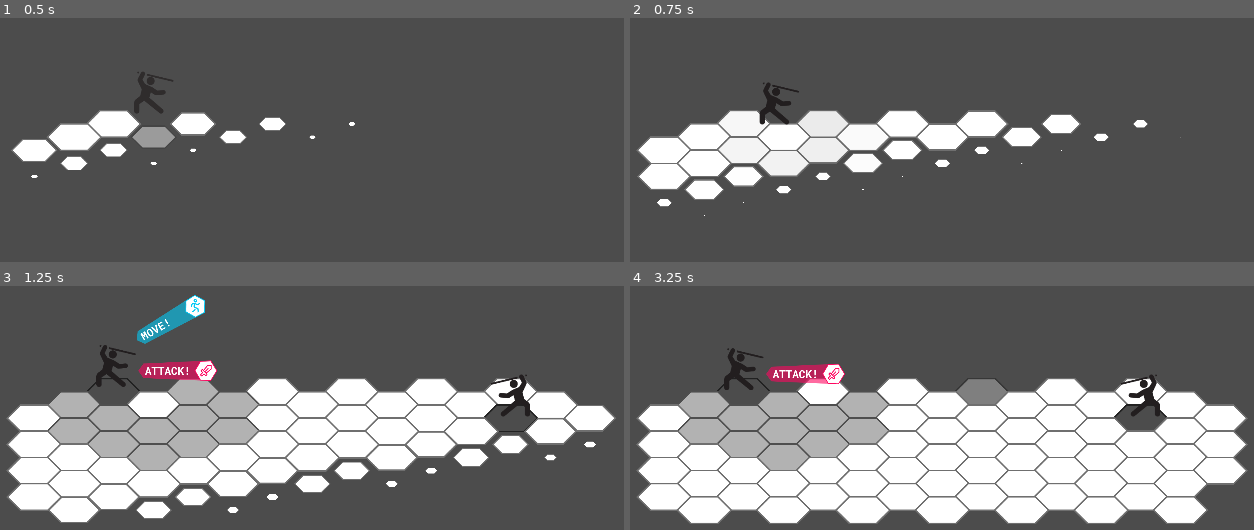
Above: before the commit, frames 1-4 (two rows, left to right).
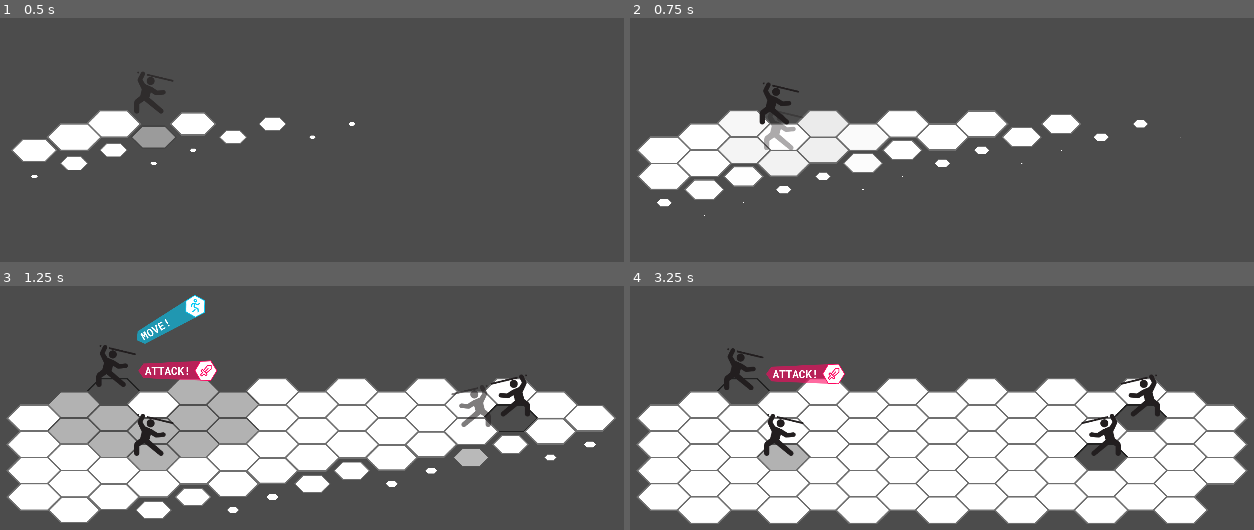
Above: after the commit, the same moments.

Repository: eduregis/hexachronos
Game: Godot game, scene res://View/Scenes/Scene1.tscn
The game is run twice, just before and just after one commit, with the same random seed, the same clock (stepped at 60 frames per second) and the same inputs.
Inputs (mouse positions are in pixels of both pictures, inside the frame that each line leads up to):
- Up to frame 1 (0.5 s): no input
- Up to frame 2 (0.75 s): tap Enter (ui_accept) at 0.5 s; move the mouse to (742, 122) at 0.52 s; hold Right (ui_right) from 0.53 s (still down); click (742, 122) at 0.67 s
- Up to frame 3 (1.25 s): keep holding Right (ui_right); tap Enter (ui_accept) at 0.77 s
- Up to frame 4 (3.25 s): move the mouse to (823, 390) at 1.27 s; release Right (ui_right) at 1.28 s; click (823, 390) at 1.42 s; tap Enter (ui_accept) at 1.52, 2.75, 3.02 s; move the mouse to (904, 390) at 2.02 s; hold Right (ui_right) from 2.03 s (still down); click (904, 390) at 2.17 s; move the mouse to (979, 390) at 2.77 s; click (979, 390) at 2.92 s

Frame 1 is identical in both runs. In frame 2, 0.3% of the frame differs, in the area x 21-28%, y 40-55%; in frame 3, 1.1%; in frame 4, 8.6%, in the area x 7-80%, y 37-76%.

Commit message:
pass stage turn if hasnt targets

Diff:
--- /dev/null
+++ b/Controller/Components/BasicCharacter.gd
@@ -0,0 +1,244 @@
+extends Node2D
+
+var move_btn = preload("res://Assets/MenuButtons/move_btn.png")
+var move_btn_clicked = preload("res://Assets/MenuButtons/move_btn_clicked.png")
+var attack_btn = preload("res://Assets/MenuButtons/attack_btn.png")
+var attack_btn_clicked = preload("res://Assets/MenuButtons/attack_btn_clicked.png")
+
+# control variables
+export var index = Vector2.ZERO
+export var character_info = {}
+export var team = ""
+export var defeated = false
+
+# basic stats
+export var strength = 0
+export var dexterity = 0
+export var intelligence = 0
+export var vitality = 0
+export var agility = 0
+export var luck = 0
+
+# generated stats
+export var hp = 0
+export var hp_max = 0
+export var attack = 0
+export var defense = 0
+export var hit_rate = 0
+export var evasion = 0
+export var crit_rate = 0
+export var movement = 0
+export var attack_range = 0
+
+signal char_attack_to
+signal move
+signal attack
+signal defeated
+signal pass_stage
+
+var damage_text_position
+var move_btn_position
+var attack_btn_position
+
+func _ready():
+	set_stats()
+	$RichTextLabel.modulate = Color(1,1,1,0)
+	$Sprite.modulate = Color(1,1,1,0)
+	scale = Vector2(0.7, 0.7)
+	if team == "foe":
+		$Sprite.flip_h = true
+	damage_text_position = $RichTextLabel.rect_position
+	move_btn_position = $Menu/MoveButton.position
+	attack_btn_position = $Menu/AttackButton.position
+	var tween = get_node("Tween")
+	yield(get_tree().create_timer((index.x + index.y) * 0.1), "timeout")
+	tween.interpolate_property(
+		$Sprite, "modulate", Color(1, 1, 1, 0) , Color(1, 1, 1, 1), 0.4,
+		Tween.TRANS_LINEAR, Tween.TRANS_LINEAR
+	)
+	var yPosition = $Sprite.position.y
+	tween.interpolate_property(
+		$Sprite, "position:y", yPosition - 100 , yPosition, 0.4,
+		Tween.TRANS_QUAD, Tween.EASE_IN
+	)
+	tween.start()
+
+func set_stats():
+	strength = character_info["strength"]
+	dexterity = character_info["dexterity"]
+	intelligence = character_info["intelligence"]
+	vitality = character_info["vitality"]
+	agility = character_info["agility"]
+	luck = character_info["luck"]
+	attack_range = character_info["range"]
+
+	hp_max = int(vitality*4.7)
+	hp = hp_max
+	attack = int(strength + (dexterity/2))
+	defense = int(vitality + (agility/2))
+	hit_rate = int(dexterity + (agility/2) + (luck/4))
+	evasion = int(agility + (dexterity/2) + (luck/4))
+	movement = int(agility/6) + 1
+
+	print(character_info["name"])
+	print("hp: ", hp)
+	print("attack: ", attack)
+	print("defense: ", defense)
+	print("hit_rate: ", hit_rate)
+	print("evasion: ", evasion)
+	print("")
+
+func show_menu(move_button):
+	if team == "ally":
+		$Menu.visible = true
+		$Menu/MoveButton.modulate = Color(1, 1, 1, 0)
+		$Menu/AttackButton.visible = true
+
+		var tween = get_node("Tween")
+		if move_button:
+			$Menu/MoveButton.visible = true
+			tween.interpolate_property(
+				$Menu/MoveButton, "modulate", Color(1, 1, 1, 0) , Color(1, 1, 1, 1), 0.1,
+				Tween.TRANS_LINEAR, Tween.TRANS_LINEAR
+			)
+			var yPosition = $Menu/MoveButton.position.y
+			tween.interpolate_property(
+				$Menu/MoveButton, "position:y", yPosition - 50 , yPosition, 0.1,
+				Tween.TRANS_LINEAR, Tween.EASE_IN
+			)
+			var xPosition = $Menu/MoveButton.position.x
+			tween.interpolate_property(
+				$Menu/MoveButton, "position:x", xPosition + 100 , xPosition, 0.1,
+				Tween.TRANS_LINEAR, Tween.EASE_IN
+			)
+		tween.interpolate_property(
+			$Menu/AttackButton, "modulate", Color(1, 1, 1, 0) , Color(1, 1, 1, 1), 0.1,
+			Tween.TRANS_LINEAR, Tween.TRANS_LINEAR
+		)
+		$Menu/AttackButton.modulate = Color(1, 1, 1, 0)
+		var xAttackPosition = $Menu/AttackButton.position.x
+		tween.interpolate_property(
+			$Menu/AttackButton, "position:x", xAttackPosition + 112 , xAttackPosition, 0.1,
+			Tween.TRANS_LINEAR, Tween.EASE_IN
+		)
+		tween.start()
+	else:
+		emit_signal("pass_stage")
+
+func dismiss_menu():
+	yield(get_tree().create_timer(0.2), "timeout")
+	var yMovePosition = $Menu/MoveButton.position.y
+	var xMovePosition = $Menu/MoveButton.position.x
+	var attackPosition = $Menu/AttackButton.position
+	if $Menu/MoveButton.modulate == Color(1, 1, 1, 1):
+		$MenuTween.interpolate_property(
+			$Menu/MoveButton, "modulate", Color(1, 1, 1, 1) , Color(1, 1, 1, 0), 0.1,
+			Tween.TRANS_LINEAR, Tween.TRANS_LINEAR
+		)
+		$MenuTween.interpolate_property(
+			$Menu/MoveButton, "position:y", yMovePosition , yMovePosition - 50, 0.1,
+			Tween.TRANS_LINEAR, Tween.EASE_IN
+		)
+		$MenuTween.interpolate_property(
+			$Menu/MoveButton, "position:x", xMovePosition, xMovePosition  + 100, 0.1,
+			Tween.TRANS_LINEAR, Tween.EASE_IN
+		)
+	$MenuTween.interpolate_property(
+		$Menu/AttackButton, "modulate", Color(1, 1, 1, 1) , Color(1, 1, 1, 0), 0.1,
+		Tween.TRANS_LINEAR, Tween.TRANS_LINEAR
+	)
+	$MenuTween.interpolate_property(
+		$Menu/AttackButton, "position:x", attackPosition.x, attackPosition.x + 112, 0.1,
+		Tween.TRANS_LINEAR, Tween.EASE_IN
+	)
+	$MenuTween.start()
+
+func take_damage(char_attack):
+	var hit_rate_final = ((85 * char_attack.hit_rate) / evasion)
+	var hit_rate_random = (randi() % 100)
+	if hit_rate_final >= hit_rate_random:
+		var damage_oscilation = 80 + (randi() % 30)
+		var damage = ((damage_oscilation * char_attack.attack * char_attack.attack) / (defense * 100))
+		var crit_rate_random = (randi() % 40)
+		if luck >= crit_rate_random:
+			damage = int(damage * 1.5)
+		if hp - damage < 0:
+			hp = 0
+		else:
+			hp -= damage
+		$RichTextLabel.bbcode_text = "[center]" + String(damage) + "[/center]"
+	else:
+		$RichTextLabel.bbcode_text = "[center]MISS[/center]"
+	$Tween.interpolate_property(
+		$RichTextLabel, "modulate", Color(1,1,1,1), Color(1,1,1,0), 1,
+		Tween.TRANS_SINE, Tween.EASE_IN_OUT
+	)
+	$Tween.interpolate_property(
+		$RichTextLabel, "rect_position:y", damage_text_position.y, damage_text_position.y - 30, 1,
+		Tween.TRANS_SINE, Tween.EASE_IN_OUT
+	)
+	$Tween.start()
+
+func move_to(tile_position):
+	var tween1 = get_node("Tween")
+	var tween2 = get_node("Tween")
+	tween1.interpolate_property(
+			self, "position:x", position.x , tile_position.x, 0.6,
+			Tween.TRANS_LINEAR, Tween.TRANS_LINEAR
+		)
+	tween1.start()
+	var yAnchor
+	if position.y < tile_position.y:
+		yAnchor = position.y - 30
+	else:
+		yAnchor = tile_position.y - 30
+	tween2.interpolate_property(
+			self, "position:y", position.y , yAnchor, 0.3,
+			Tween.TRANS_SINE, Tween.EASE_OUT
+		)
+	tween2.start()
+	yield(tween2, "tween_completed")
+	tween2.interpolate_property(
+			self, "position:y", yAnchor, tile_position.y, 0.3,
+			Tween.TRANS_SINE, Tween.EASE_IN
+		)
+	tween2.start()
+
+func _on_Tween_tween_completed(object, key):
+	if hp <= 0 && defeated == false:
+		emit_signal("defeated", team)
+		defeated = true
+	$RichTextLabel.rect_position = damage_text_position
+
+func _on_MenuTween_tween_all_completed():
+	$Menu/MoveButton.position = move_btn_position
+	$Menu/AttackButton.position = attack_btn_position
+	$Menu.visible = false
+	$Menu/MoveButton.visible = false
+	$Menu/MoveButton/Sprite.texture = move_btn
+	$Menu/AttackButton.visible = false
+	$Menu/AttackButton/Sprite.texture = attack_btn
+
+func _on_MoveButtonHitBox_input_event(viewport, event, shape_idx):
+	if  event is InputEventMouseButton and event.pressed and event.button_index == BUTTON_LEFT:
+		$Menu/MoveButton/Sprite.texture = move_btn_clicked
+		dismiss_menu()
+		emit_signal("move")
+
+func _on_MoveButtonHitBox_mouse_entered():
+	$Menu/MoveButton/Sprite.scale = Vector2(0.67, 0.67)
+
+func _on_MoveButtonHitBox_mouse_exited():
+	$Menu/MoveButton/Sprite.scale = Vector2(0.63, 0.63)
+
+func _on_AttackButtonHitBox_input_event(viewport, event, shape_idx):
+	if  event is InputEventMouseButton and event.pressed and event.button_index == BUTTON_LEFT:
+		$Menu/AttackButton/Sprite.texture = attack_btn_clicked
+		dismiss_menu()
+		emit_signal("attack")
+
+func _on_AttackButtonHitBox_mouse_entered():
+	$Menu/AttackButton/Sprite.scale = Vector2(0.67, 0.67)
+
+func _on_AttackButtonHitBox_mouse_exited():
+	$Menu/AttackButton/Sprite.scale = Vector2(0.63, 0.63)
--- a/Controller/Components/Character.gd
+++ b/Controller/Components/Character.gd
@@ -1,242 +1 @@
-extends Node2D
-
-var move_btn = preload("res://Assets/MenuButtons/move_btn.png")
-var move_btn_clicked = preload("res://Assets/MenuButtons/move_btn_clicked.png")
-var attack_btn = preload("res://Assets/MenuButtons/attack_btn.png")
-var attack_btn_clicked = preload("res://Assets/MenuButtons/attack_btn_clicked.png")
-
-# control variables
-export var index = Vector2.ZERO
-export var character_info = {}
-export var team = ""
-export var defeated = false
-
-# basic stats
-export var strength = 0
-export var dexterity = 0
-export var intelligence = 0
-export var vitality = 0
-export var agility = 0
-export var luck = 0
-
-# generated stats
-export var hp = 0
-export var hp_max = 0
-export var attack = 0
-export var defense = 0
-export var hit_rate = 0
-export var evasion = 0
-export var crit_rate = 0
-export var movement = 0
-
-signal char_attack_to
-signal move
-signal attack
-signal defeated
-signal pass_stage
-
-var damage_text_position
-var move_btn_position
-var attack_btn_position
-
-func _ready():
-	set_stats()
-	$RichTextLabel.modulate = Color(1,1,1,0)
-	$Sprite.modulate = Color(1,1,1,0)
-	scale = Vector2(0.7, 0.7)
-	if team == "foe":
-		$Sprite.flip_h = true
-	damage_text_position = $RichTextLabel.rect_position
-	move_btn_position = $Menu/MoveButton.position
-	attack_btn_position = $Menu/AttackButton.position
-	var tween = get_node("Tween")
-	yield(get_tree().create_timer((index.x + index.y) * 0.1), "timeout")
-	tween.interpolate_property(
-		$Sprite, "modulate", Color(1, 1, 1, 0) , Color(1, 1, 1, 1), 0.4,
-		Tween.TRANS_LINEAR, Tween.TRANS_LINEAR
-	)
-	var yPosition = $Sprite.position.y
-	tween.interpolate_property(
-		$Sprite, "position:y", yPosition - 100 , yPosition, 0.4,
-		Tween.TRANS_QUAD, Tween.EASE_IN
-	)
-	tween.start()
-
-func set_stats():
-	strength = character_info["strength"]
-	dexterity = character_info["dexterity"]
-	intelligence = character_info["intelligence"]
-	vitality = character_info["vitality"]
-	agility = character_info["agility"]
-	luck = character_info["luck"]
-
-	hp_max = int(vitality*4.7)
-	hp = hp_max
-	attack = int(strength + (dexterity/2))
-	defense = int(vitality + (agility/2))
-	hit_rate = int(dexterity + (agility/2) + (luck/4))
-	evasion = int(agility + (dexterity/2) + (luck/4))
-	movement = int(agility/6) + 1
-
-	print(character_info["name"])
-	print("hp: ", hp)
-	print("attack: ", attack)
-	print("defense: ", defense)
-	print("hit_rate: ", hit_rate)
-	print("evasion: ", evasion)
-	print("")
-
-func show_menu(move_button):
-	if team == "ally":
-		$Menu.visible = true
-		$Menu/MoveButton.modulate = Color(1, 1, 1, 0)
-		$Menu/AttackButton.visible = true
-
-		var tween = get_node("Tween")
-		if move_button:
-			$Menu/MoveButton.visible = true
-			tween.interpolate_property(
-				$Menu/MoveButton, "modulate", Color(1, 1, 1, 0) , Color(1, 1, 1, 1), 0.1,
-				Tween.TRANS_LINEAR, Tween.TRANS_LINEAR
-			)
-			var yPosition = $Menu/MoveButton.position.y
-			tween.interpolate_property(
-				$Menu/MoveButton, "position:y", yPosition - 50 , yPosition, 0.1,
-				Tween.TRANS_LINEAR, Tween.EASE_IN
-			)
-			var xPosition = $Menu/MoveButton.position.x
-			tween.interpolate_property(
-				$Menu/MoveButton, "position:x", xPosition + 100 , xPosition, 0.1,
-				Tween.TRANS_LINEAR, Tween.EASE_IN
-			)
-		tween.interpolate_property(
-			$Menu/AttackButton, "modulate", Color(1, 1, 1, 0) , Color(1, 1, 1, 1), 0.1,
-			Tween.TRANS_LINEAR, Tween.TRANS_LINEAR
-		)
-		$Menu/AttackButton.modulate = Color(1, 1, 1, 0)
-		var xAttackPosition = $Menu/AttackButton.position.x
-		tween.interpolate_property(
-			$Menu/AttackButton, "position:x", xAttackPosition + 112 , xAttackPosition, 0.1,
-			Tween.TRANS_LINEAR, Tween.EASE_IN
-		)
-		tween.start()
-	else:
-		emit_signal("pass_stage")
-
-func dismiss_menu():
-	yield(get_tree().create_timer(0.2), "timeout")
-	var yMovePosition = $Menu/MoveButton.position.y
-	var xMovePosition = $Menu/MoveButton.position.x
-	var attackPosition = $Menu/AttackButton.position
-	if $Menu/MoveButton.modulate == Color(1, 1, 1, 1):
-		$MenuTween.interpolate_property(
-			$Menu/MoveButton, "modulate", Color(1, 1, 1, 1) , Color(1, 1, 1, 0), 0.1,
-			Tween.TRANS_LINEAR, Tween.TRANS_LINEAR
-		)
-		$MenuTween.interpolate_property(
-			$Menu/MoveButton, "position:y", yMovePosition , yMovePosition - 50, 0.1,
-			Tween.TRANS_LINEAR, Tween.EASE_IN
-		)
-		$MenuTween.interpolate_property(
-			$Menu/MoveButton, "position:x", xMovePosition, xMovePosition  + 100, 0.1,
-			Tween.TRANS_LINEAR, Tween.EASE_IN
-		)
-	$MenuTween.interpolate_property(
-		$Menu/AttackButton, "modulate", Color(1, 1, 1, 1) , Color(1, 1, 1, 0), 0.1,
-		Tween.TRANS_LINEAR, Tween.TRANS_LINEAR
-	)
-	$MenuTween.interpolate_property(
-		$Menu/AttackButton, "position:x", attackPosition.x, attackPosition.x + 112, 0.1,
-		Tween.TRANS_LINEAR, Tween.EASE_IN
-	)
-	$MenuTween.start()
-
-func take_damage(char_attack):
-	var hit_rate_final = ((85 * char_attack.hit_rate) / evasion)
-	var hit_rate_random = (randi() % 100)
-	if hit_rate_final >= hit_rate_random:
-		var damage_oscilation = 80 + (randi() % 30)
-		var damage = ((damage_oscilation * char_attack.attack * char_attack.attack) / (defense * 100))
-		var crit_rate_random = (randi() % 40)
-		if luck >= crit_rate_random:
-			damage = int(damage * 1.5)
-		if hp - damage < 0:
-			hp = 0
-		else:
-			hp -= damage
-		$RichTextLabel.bbcode_text = "[center]" + String(damage) + "[/center]"
-	else:
-		$RichTextLabel.bbcode_text = "[center]MISS[/center]"
-	$Tween.interpolate_property(
-		$RichTextLabel, "modulate", Color(1,1,1,1), Color(1,1,1,0), 1,
-		Tween.TRANS_SINE, Tween.EASE_IN_OUT
-	)
-	$Tween.interpolate_property(
-		$RichTextLabel, "rect_position:y", damage_text_position.y, damage_text_position.y - 30, 1,
-		Tween.TRANS_SINE, Tween.EASE_IN_OUT
-	)
-	$Tween.start()
-
-func move_to(tile_position):
-	var tween1 = get_node("Tween")
-	var tween2 = get_node("Tween")
-	tween1.interpolate_property(
-			self, "position:x", position.x , tile_position.x, 0.6,
-			Tween.TRANS_LINEAR, Tween.TRANS_LINEAR
-		)
-	tween1.start()
-	var yAnchor
-	if position.y < tile_position.y:
-		yAnchor = position.y - 30
-	else:
-		yAnchor = tile_position.y - 30
-	tween2.interpolate_property(
-			self, "position:y", position.y , yAnchor, 0.3,
-			Tween.TRANS_SINE, Tween.EASE_OUT
-		)
-	tween2.start()
-	yield(tween2, "tween_completed")
-	tween2.interpolate_property(
-			self, "position:y", yAnchor, tile_position.y, 0.3,
-			Tween.TRANS_SINE, Tween.EASE_IN
-		)
-	tween2.start()
-
-func _on_Tween_tween_completed(object, key):
-	if hp <= 0 && defeated == false:
-		emit_signal("defeated", team)
-		defeated = true
-	$RichTextLabel.rect_position = damage_text_position
-
-func _on_MenuTween_tween_all_completed():
-	$Menu/MoveButton.position = move_btn_position
-	$Menu/AttackButton.position = attack_btn_position
-	$Menu.visible = false
-	$Menu/MoveButton.visible = false
-	$Menu/MoveButton/Sprite.texture = move_btn
-	$Menu/AttackButton.visible = false
-	$Menu/AttackButton/Sprite.texture = attack_btn
-
-func _on_MoveButtonHitBox_input_event(viewport, event, shape_idx):
-	if  event is InputEventMouseButton and event.pressed and event.button_index == BUTTON_LEFT:
-		$Menu/MoveButton/Sprite.texture = move_btn_clicked
-		dismiss_menu()
-		emit_signal("move")
-
-func _on_MoveButtonHitBox_mouse_entered():
-	$Menu/MoveButton/Sprite.scale = Vector2(0.67, 0.67)
-
-func _on_MoveButtonHitBox_mouse_exited():
-	$Menu/MoveButton/Sprite.scale = Vector2(0.63, 0.63)
-
-func _on_AttackButtonHitBox_input_event(viewport, event, shape_idx):
-	if  event is InputEventMouseButton and event.pressed and event.button_index == BUTTON_LEFT:
-		$Menu/AttackButton/Sprite.texture = attack_btn_clicked
-		dismiss_menu()
-		emit_signal("attack")
-
-func _on_AttackButtonHitBox_mouse_entered():
-	$Menu/AttackButton/Sprite.scale = Vector2(0.67, 0.67)
-
-func _on_AttackButtonHitBox_mouse_exited():
-	$Menu/AttackButton/Sprite.scale = Vector2(0.63, 0.63)
+extends "res://Controller/Components/BasicCharacter.gd"
--- a/Controller/Scenes/BasicScene.gd
+++ b/Controller/Scenes/BasicScene.gd
@@ -78,6 +78,8 @@
 				path_index += 1
 			if characters[turn_order_index].team == "foe":
 				attack_foe_IA()
+			else:
+				check_if_has_targets()
 			post_attack_menu_inserts()
 		"attack":
 			turn_stage = "end of turn"
@@ -95,6 +97,18 @@
 		for tile in tile_lines:
 			tile.remove_path()
 	paths = []
+
+func check_if_has_targets():
+	yield(get_tree().create_timer(1.0), "timeout")
+	var find_target = false
+	var ally_paths = pathfinder(characters[turn_order_index].index, characters[turn_order_index].attack_range, false)
+	for ally_path in ally_paths:
+		for character in characters:
+			if (character.index == ally_path) && (character.team == "foe") && (character.defeated == false) && !find_target:
+				print(character.character_info["name"])
+				find_target = true
+	if !find_target:
+		next_turn_stage()
 
 func next_turn():
 	if turn_order_index + 1 < characters.size():
@@ -129,13 +143,13 @@
 					find_target = true
 					move_character_to(foe_path, tile_map[foe_path.y][foe_path.x].position)
 	if !find_target:
-		var rand_value = foe_paths[randi() % foe_paths.size()]
+		var rand_value = foe_paths[randi() % (foe_paths.size() - 1)]
 		move_character_to(rand_value, tile_map[rand_value.y][rand_value.x].position)
 
 func attack_foe_IA():
 	yield(get_tree().create_timer(1.0), "timeout")
 	var find_target = false
-	var foe_paths = pathfinder(characters[turn_order_index].index, characters[turn_order_index].movement, false)
+	var foe_paths = pathfinder(characters[turn_order_index].index, characters[turn_order_index].attack_range, false)
 	for foe_path in foe_paths:
 		for character in characters:
 			if (character.index == foe_path) && (character.team == "ally") && (character.defeated == false) && !find_target:
--- a/Controller/Scenes/Scene1.gd
+++ b/Controller/Scenes/Scene1.gd
@@ -13,9 +13,9 @@
 #	GERAR TILEMAP
 	load_tilemap("0001")
 	set_ally("Tanker", 1, 1)
-#	set_ally("Mechanic", 1, 5)
+	set_ally("Mechanic", 1, 5)
 	set_foe("Foe", 6, 2)
-#	set_foe("Foe", 5, 5)
+	set_foe("Foe", 5, 5)
 	start_combat()
 
 #	SEQUENCIA DE DIALOGOS
